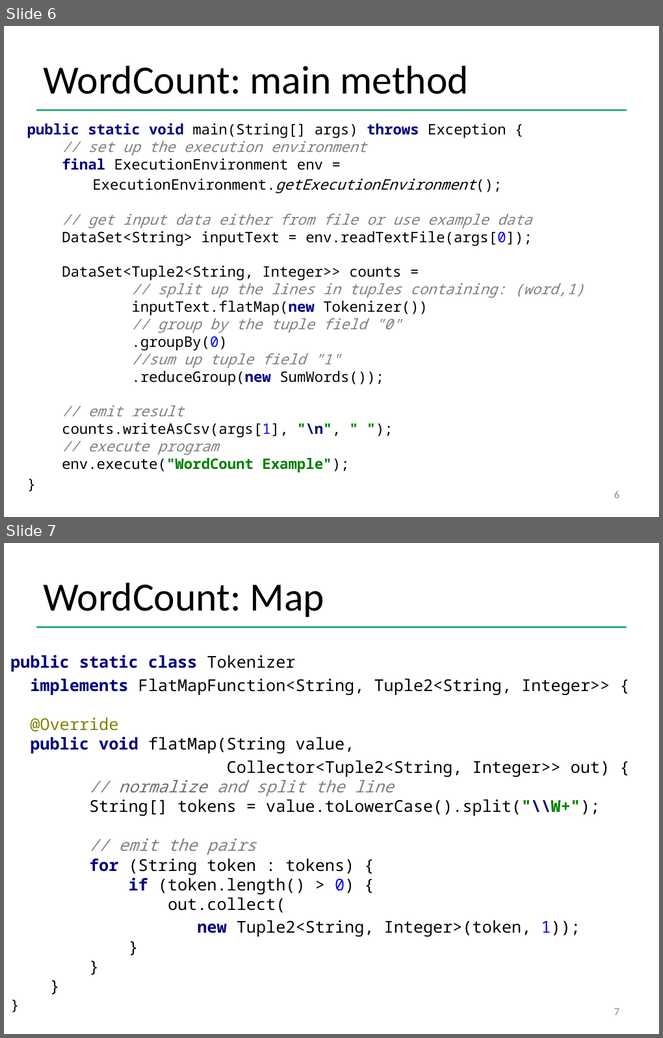
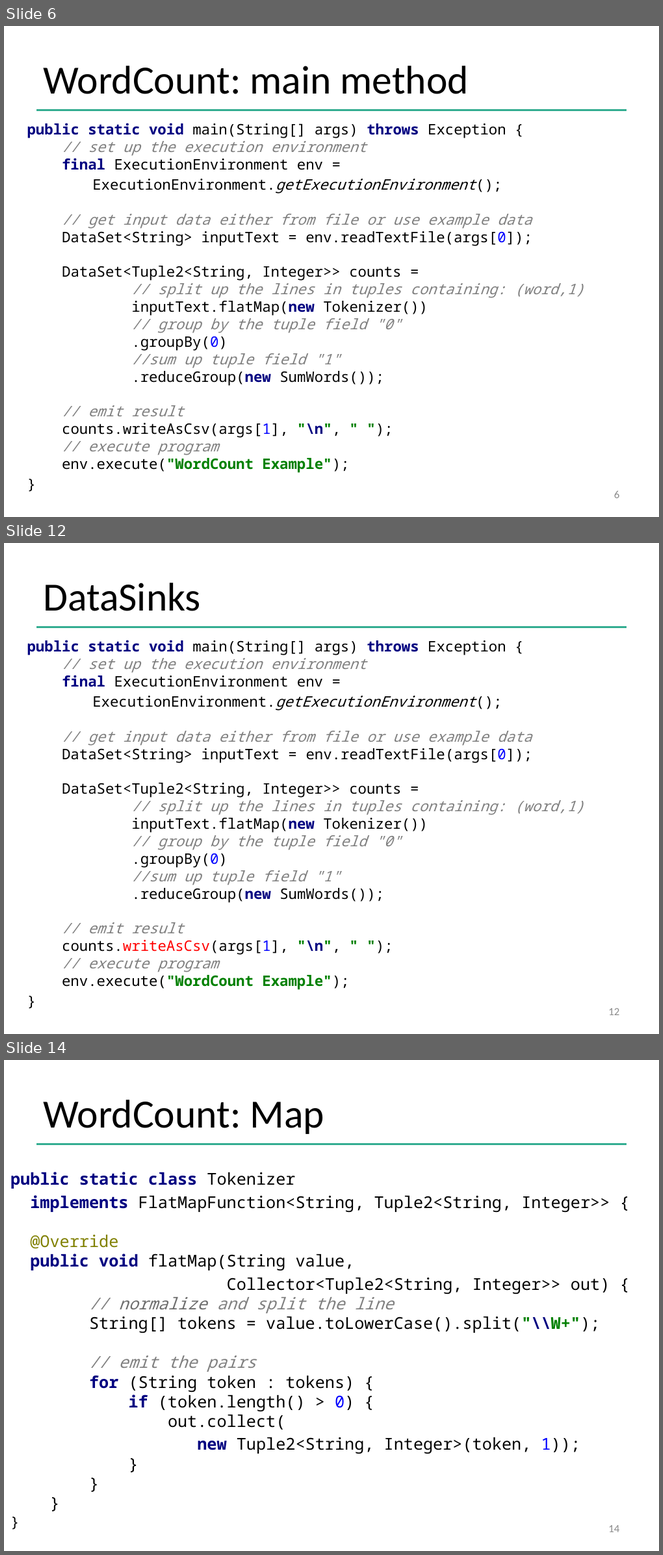
Before and after one commit to dataArtisans/flink-training-web, a slide deck: slides/flink_batch_basics.pptx. Shown one above the other, each under a label of ours: slides 6 and 7 before the commit, slides 6, 12 and 14 after it; the slides between them are not shown. The pictures are 663x1038 and 663x1555 pixels, drawn with LibreOffice and Linux fonts; fonts in the diff are those of the drawing; background and template pictures are left out. Boxes give left, top, right and bottom in pixels: in the first picture for what was removed or moved away, otherwise in the second. Text is boxed around its words. In the diff, an @@ line names an element or a change of style, - is before the commit and + after.

```diff
--- a/slides/flink_batch_basics.pptx
+++ b/slides/flink_batch_basics.pptx
@@ slide 12 added at box(4, 543, 659, 1034), background #FFFFFF; not listed: 1 template element that a slide beside it also shows @@
@@ title added at box(43, 583, 200, 611), 44 pt, text #000000 @@
+DataSinks
@@ text added at box(27, 640, 584, 990), 16 pt, text #000000 @@
+public static void main(String[] args) throws Exception {
+// set up the execution environment
+final ExecutionEnvironment env =
+ExecutionEnvironment.getExecutionEnvironment();
+// get input data either from file or use example data
+DataSet<String> inputText = env.readTextFile(args[0]);
+DataSet<Tuple2<String, Integer>> counts =
+// split up the lines in tuples containing: (word,1)
+inputText.flatMap(new Tokenizer())
+// group by the tuple field "0"
+.groupBy(0)
+//sum up tuple field "1"
+.reduceGroup(new SumWords());
+// emit result
+counts.writeAsCsv(args[1], "\n", " ");
+// execute program
+env.execute("WordCount Example");
+}
@@ page number added at box(608, 1008, 620, 1016), 12 pt, text #8C8C8C @@
+12
@@ what was slide 7 is now slide 14 @@
@@ page number at box(608, 1525, 620, 1533): text changed @@
-7
+14
```
Also in this commit, not shown: 1 slide changed, 6 other slides added, 1 other file.
